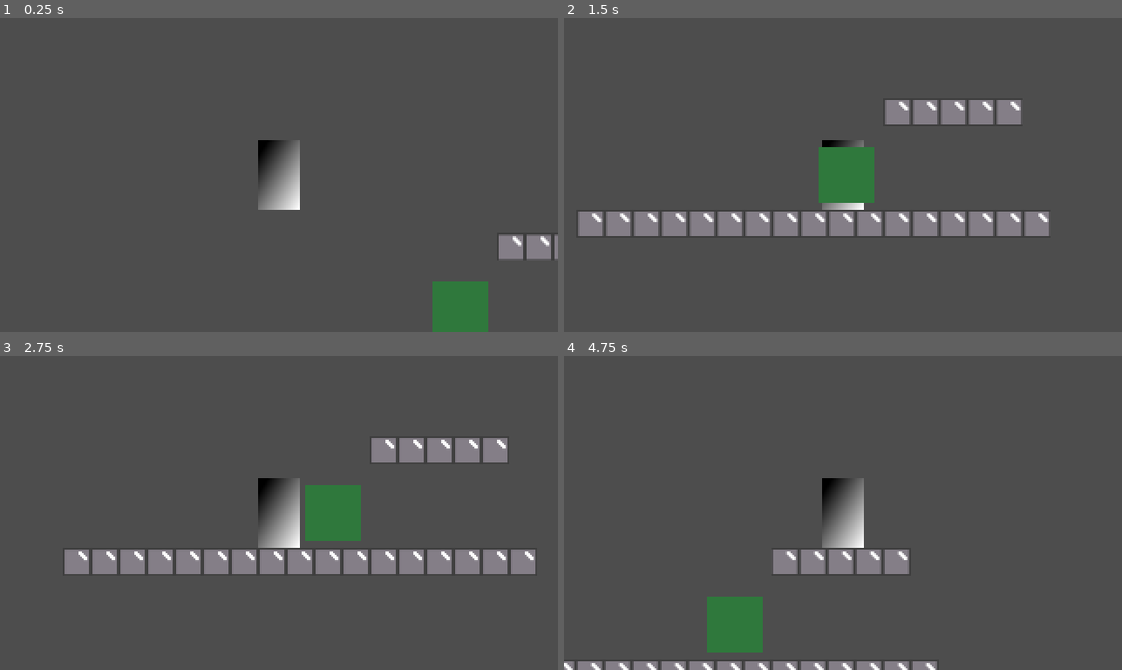
Above: before the commit, frames 1-4 (two rows, left to right).
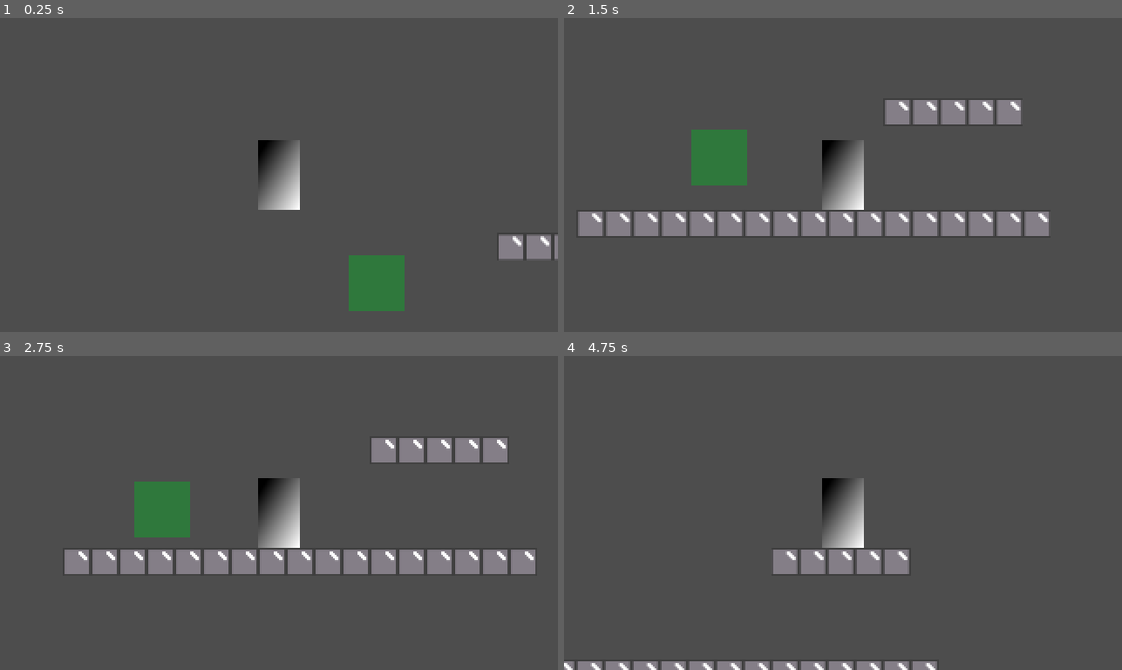
Above: after the commit, the same moments.

Repository: Burning-Cactus/MVM28-Symbiote
Game: Godot game, scene res://test_world.tscn
The game is run twice, just before and just after one commit, with the same random seed, the same clock (stepped at 60 frames per second) and the same inputs.
Inputs:
- Up to frame 1 (0.25 s): no input
- Up to frame 2 (1.5 s): hold D (move_right) from 0.53 s (still down); tap Space (jump) at 0.6, 0.77, 1.07 s; tap Shift (run) at 1.35 s
- Up to frame 3 (2.75 s): tap Space (jump) at 1.52, 1.55, 1.82, 2.1 s; release D (move_right) at 2.03 s; hold A (move_left) from 2.03 s (still down)
- Up to frame 4 (4.75 s): release A (move_left) at 2.78 s; hold D (move_right) 2.78-4.28 s; tap Shift (run) at 2.85, 4.35 s; tap Space (jump) at 3.02, 3.05, 3.32, 3.6, 3.77, 4.07, 4.52, 4.55 s; hold A (move_left) from 4.28 s (still down)

The runs differ from the first frame. In frame 1, 3.4% of the frame differs, in the area x 62-88%, y 75-100%; in frame 2, 3.6%, in the area x 22-56%, y 35-59%; in frame 3, 3.6%; in frame 4, 1.8%.

Commit message:
slime can now move left and right

Diff:
--- a/enemies/mobs/slime.tscn
+++ /dev/null
@@ -1,33 +0,0 @@
-[gd_scene load_steps=5 format=3 uid="uid://b1tjl3oorifqt"]
-
-[ext_resource type="Texture2D" uid="uid://cyurmckaaalw7" path="res://enemies/sprites/slimeplaceholder.png" id="1_vdec5"]
-[ext_resource type="Script" uid="uid://bilvuvk354ubd" path="res://enemies/mobs/hitbox.gd" id="2_wc24c"]
-
-[sub_resource type="SpriteFrames" id="SpriteFrames_f6ujb"]
-animations = [{
-"frames": [{
-"duration": 1.0,
-"texture": ExtResource("1_vdec5")
-}],
-"loop": true,
-"name": &"default",
-"speed": 5.0
-}]
-
-[sub_resource type="RectangleShape2D" id="RectangleShape2D_vdec5"]
-size = Vector2(32, 32)
-
-[node name="slime" type="Node2D"]
-
-[node name="AnimatedSprite2D" type="AnimatedSprite2D" parent="."]
-sprite_frames = SubResource("SpriteFrames_f6ujb")
-autoplay = "default"
-
-[node name="hitbox" type="Area2D" parent="."]
-collision_mask = 2
-script = ExtResource("2_wc24c")
-
-[node name="CollisionShape2D" type="CollisionShape2D" parent="hitbox"]
-shape = SubResource("RectangleShape2D_vdec5")
-
-[connection signal="body_entered" from="hitbox" to="hitbox" method="_on_body_entered"]
--- /dev/null
+++ b/enemies/mobs/slime/slime.gd
@@ -0,0 +1,24 @@
+extends CharacterBody2D
+
+var SPEED = 20
+const jump_strength = -200.0
+var direction = 1
+
+@onready var left_ray_cast: RayCast2D = $LeftRayCast
+@onready var right_ray_cast: RayCast2D = $RightRayCast
+
+func _process(delta: float):
+	position.x += direction * SPEED * delta
+	if !left_ray_cast.is_colliding():
+		direction = 1
+
+	if !right_ray_cast.is_colliding():
+		direction = -1
+
+func _physics_process(delta: float):
+	if !is_on_floor():
+		velocity += get_gravity() * delta
+	else:
+		velocity.y += jump_strength
+
+	move_and_slide()
--- /dev/null
+++ b/enemies/mobs/slime/slime.tscn
@@ -0,0 +1,50 @@
+[gd_scene load_steps=7 format=3 uid="uid://bdphc7i586bet"]
+
+[ext_resource type="Script" uid="uid://dk3ldaj0wuosl" path="res://enemies/mobs/slime/slime.gd" id="1_1tugl"]
+[ext_resource type="Texture2D" uid="uid://cyurmckaaalw7" path="res://enemies/mobs/slime/sprites/slimeplaceholder.png" id="2_k0pmi"]
+[ext_resource type="Script" uid="uid://bilvuvk354ubd" path="res://enemies/mobs/slime/hitbox.gd" id="3_1ivff"]
+
+[sub_resource type="RectangleShape2D" id="RectangleShape2D_wc24c"]
+size = Vector2(32, 32)
+
+[sub_resource type="SpriteFrames" id="SpriteFrames_xienu"]
+animations = [{
+"frames": [{
+"duration": 1.0,
+"texture": ExtResource("2_k0pmi")
+}],
+"loop": true,
+"name": &"default",
+"speed": 5.0
+}]
+
+[sub_resource type="RectangleShape2D" id="RectangleShape2D_w8rxk"]
+size = Vector2(32, 32)
+
+[node name="slime" type="CharacterBody2D"]
+z_index = -1
+script = ExtResource("1_1tugl")
+
+[node name="CollisionShape2D" type="CollisionShape2D" parent="."]
+shape = SubResource("RectangleShape2D_wc24c")
+one_way_collision = true
+one_way_collision_margin = 0.0
+
+[node name="AnimatedSprite2D" type="AnimatedSprite2D" parent="."]
+sprite_frames = SubResource("SpriteFrames_xienu")
+autoplay = "default"
+
+[node name="hitbox" type="Area2D" parent="."]
+collision_mask = 2
+script = ExtResource("3_1ivff")
+
+[node name="CollisionShape2D" type="CollisionShape2D" parent="hitbox"]
+shape = SubResource("RectangleShape2D_w8rxk")
+
+[node name="LeftRayCast" type="RayCast2D" parent="."]
+position = Vector2(-22, 0)
+
+[node name="RightRayCast" type="RayCast2D" parent="."]
+position = Vector2(21, 0)
+
+[connection signal="body_entered" from="hitbox" to="hitbox" method="_on_body_entered"]
--- a/test_world.tscn
+++ b/test_world.tscn
@@ -3,7 +3,7 @@
 [ext_resource type="Texture2D" uid="uid://xdf8xuqhqbjq" path="res://resources/placeholder.png" id="1_dxppu"]
 [ext_resource type="PackedScene" uid="uid://cc2a5lylx720" path="res://player/player.tscn" id="2_gy3sr"]
 [ext_resource type="Script" uid="uid://cs46uhgsmikdr" path="res://player/player_camera.gd" id="3_1lwx6"]
-[ext_resource type="PackedScene" uid="uid://b1tjl3oorifqt" path="res://enemies/mobs/slime.tscn" id="4_dsnr4"]
+[ext_resource type="PackedScene" uid="uid://bdphc7i586bet" path="res://enemies/mobs/slime/slime.tscn" id="4_dsnr4"]
 
 [sub_resource type="TileSetAtlasSource" id="TileSetAtlasSource_gy3sr"]
 texture = ExtResource("1_dxppu")
@@ -30,4 +30,4 @@
 metadata/_custom_type_script = "uid://cs46uhgsmikdr"
 
 [node name="slime" parent="." instance=ExtResource("4_dsnr4")]
-position = Vector2(171, 140)
+position = Vector2(127, 139)
Renamed: enemies/mobs/hitbox.gd -> enemies/mobs/slime/hitbox.gd
Renamed: enemies/mobs/hitbox.gd.uid -> enemies/mobs/slime/hitbox.gd.uid
Not shown, added: enemies/mobs/slime/slime.gd.uid
Renamed: enemies/sprites/slimeplaceholder.png -> enemies/mobs/slime/sprites/slimeplaceholder.png
Not shown, changed: enemies/mobs/slime/sprites/slimeplaceholder.png.import
